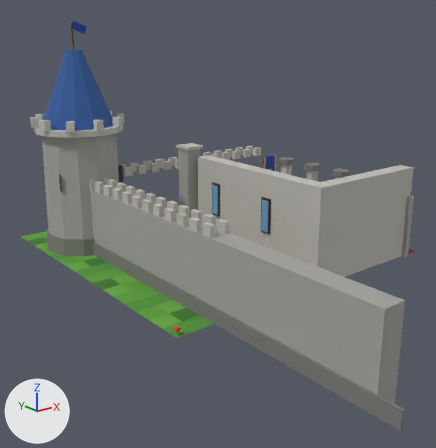
Renders of the glTF model assets/models/town/chunk_1_0.glb from each side of a commit.
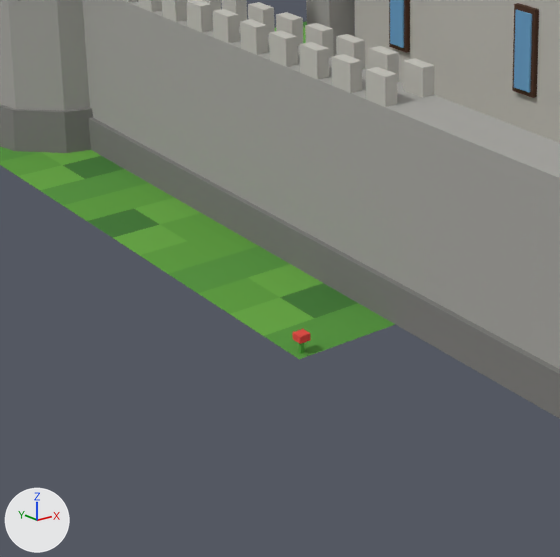
Each version appears first whole from a camera (50 mm lens) standing at (4.0, -33.7, 11.3) and looking at (21.4, -11.8, 2.6), and next in a close-up on the part from 13% to 64% of the width and 44% to 93% of the height. The axes (+X, +Y, +Z) are drawn at lower left. The lights are the same throughout. The last two pictures show the newer version. Vertices at exactly the same position are counted once.

The first close-up shows 'chunk_1_0'.
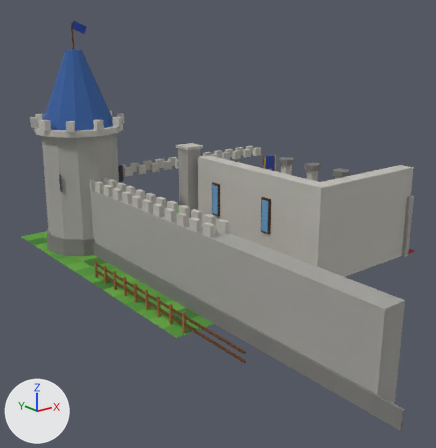
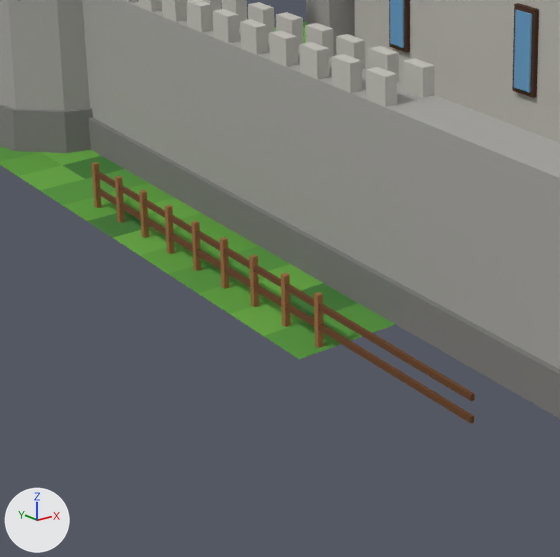
Scene script edits in JSON lines:
```json
{"op": "add", "block": "mat_wood", "code": ["mat_wood = bpy.data.materials.new('wood')", "# nodes: BsdfPrincipled, Mix, OutputMaterial, VertexColor", "# colours: brown #9c6c3e, mixed with the vertex colours"]}
{"block": "me_chunk_1_0", "where": "# used by ob_chunk_1_0; location = (0.0, 0.0, 0.0)"}
{"op": "remove", "block": "me_chunk_1_0", "code": "me_chunk_1_0.from_pydata(...)  # 1805 vertices, 2892 faces; spans x 16.0..32.0, y -25.0..0.0, z -0.1..12.0"}
{"op": "add", "block": "me_chunk_1_0", "code": "me_chunk_1_0.from_pydata(...)  # 1877 vertices, 3000 faces; spans x 16.0..32.0, y -25.0..0.0, z -0.1..12.0"}
{"block": "me_chunk_1_0", "change": "me_chunk_1_0 part 1: a new loose piece, a box spanning x 16.45..16.55, y -8.55..-8.45, z 0.0..0.9, in mat_wood"}
{"block": "me_chunk_1_0", "change": "me_chunk_1_0 part 2: a new loose piece, a box spanning x 16.45..16.55, y -9.467..-9.367, z 0.0..0.9, in mat_wood"}
{"block": "me_chunk_1_0", "change": "me_chunk_1_0 part 3: a new loose piece, a box spanning x 16.45..16.55, y -10.383..-10.283, z 0.0..0.9, in mat_wood"}
{"block": "me_chunk_1_0", "change": "me_chunk_1_0 part 4: a new loose piece, a box spanning x 16.45..16.55, y -11.3..-11.2, z 0.0..0.9, in mat_wood"}
{"block": "me_chunk_1_0", "change": "me_chunk_1_0 part 5: a new loose piece, a box spanning x 16.45..16.55, y -12.217..-12.117, z 0.0..0.9, in mat_wood"}
{"block": "me_chunk_1_0", "change": "me_chunk_1_0 part 6: a new loose piece, a box spanning x 16.45..16.55, y -13.133..-13.033, z 0.0..0.9, in mat_wood"}
{"block": "me_chunk_1_0", "change": "me_chunk_1_0 part 7: a new loose piece, a box spanning x 16.45..16.55, y -14.05..-13.95, z 0.0..0.9, in mat_wood"}
{"block": "me_chunk_1_0", "change": "me_chunk_1_0 part 8: a new loose piece, a box spanning x 16.45..16.55, y -14.967..-14.867, z 0.0..0.9, in mat_wood"}
{"block": "me_chunk_1_0", "change": "me_chunk_1_0 part 9: a new loose piece, a box spanning x 16.45..16.55, y -15.883..-15.783, z 0.0..0.9, in mat_wood"}
{"block": "me_chunk_1_0", "change": "me_chunk_1_0 part 10: a new loose piece, a box spanning x 16.47..16.53, y -19.5..-8.5, z 0.65..0.75, in mat_wood_dark"}
{"block": "me_chunk_1_0", "change": "me_chunk_1_0 part 11: a new loose piece, a box spanning x 16.47..16.53, y -19.5..-8.5, z 0.3..0.4, in mat_wood_dark"}
{"block": "me_chunk_1_0", "change": "me_chunk_1_0 part 12: the loose piece of 8 vertices spanning x 16.1..16.2, y -15.9..-15.8, z 0.0..0.2 is deleted"}
{"block": "me_chunk_1_0", "change": "me_chunk_1_0 part 13: the loose piece of 8 vertices spanning x 16.1..16.3, y -15.9..-15.7, z 0.2..0.3 is deleted"}
{"block": "me_chunk_1_0", "change": "other edits to the shape of me_chunk_1_0 do not show in these pictures"}
{"op": "add", "block": "me_chunk_1_0", "code": "me_chunk_1_0.materials.append(mat_wood)"}
```

Boxes (x1, y1, x2, y2) around the edits, measured in the close-ups (560 x 557 px):
```json
{"object": "chunk_1_0", "change": "reshaped", "before": [0, 0, 560, 419], "after": [0, 0, 560, 423]}
{"part": 1, "of": "me_chunk_1_0", "change": "added", "after": [92, 162, 102, 208]}
{"part": 2, "of": "me_chunk_1_0", "change": "added", "after": [115, 176, 125, 223]}
{"part": 3, "of": "me_chunk_1_0", "change": "added", "after": [139, 190, 149, 238]}
{"part": 4, "of": "me_chunk_1_0", "change": "added", "after": [165, 205, 175, 254]}
{"part": 5, "of": "me_chunk_1_0", "change": "added", "after": [191, 220, 201, 271]}
{"part": 6, "of": "me_chunk_1_0", "change": "added", "after": [220, 237, 230, 289]}
{"part": 7, "of": "me_chunk_1_0", "change": "added", "after": [249, 254, 259, 307]}
{"part": 8, "of": "me_chunk_1_0", "change": "added", "after": [281, 273, 291, 327]}
{"part": 9, "of": "me_chunk_1_0", "change": "added", "after": [314, 292, 324, 348], "on screen": "brown"}
{"part": 10, "of": "me_chunk_1_0", "change": "added", "after": [96, 171, 475, 401]}
{"part": 11, "of": "me_chunk_1_0", "change": "added", "after": [97, 188, 474, 423]}
{"part": 12, "of": "me_chunk_1_0", "change": "deleted", "before": [299, 343, 305, 354]}
{"part": 13, "of": "me_chunk_1_0", "change": "deleted", "before": [292, 329, 311, 344]}
```
